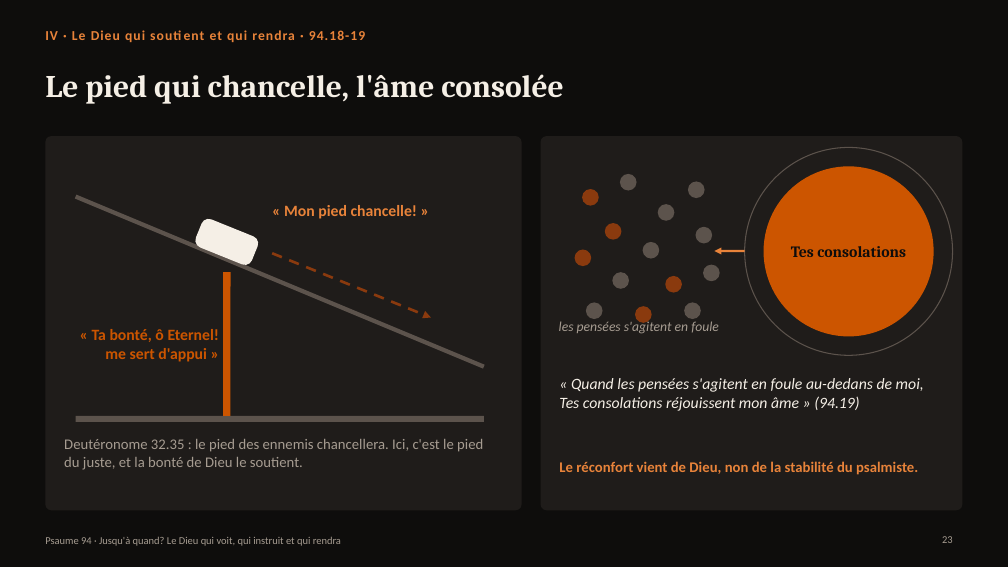
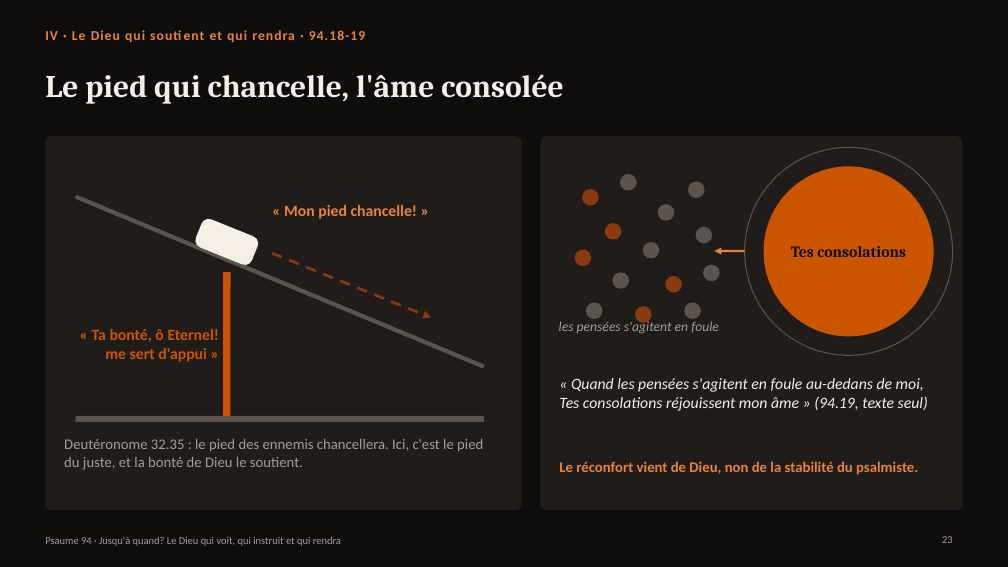
Before and after one commit to agbruneau/Prospection, a slide deck: slide 23 of Presentation-Psaume-94.pptx. Drawn at 1008x567 pixels with LibreOffice and Linux fonts; fonts in the diff are those of the drawing. Boxes give left, top, right and bottom in pixels: in the first picture for what was removed or moved away, otherwise in the second. Text is boxed around its words. In the diff, an @@ line names an element or a change of style, - is before the commit and + after.

```diff
--- a/Presentation-Psaume-94.pptx
+++ b/Presentation-Psaume-94.pptx
@@ text at bbox=[559, 378, 928, 411]: text changed @@
-« Quand les pensées s'agitent en foule au-dedans de moi, Tes consolations réjouissent mon âme » (94.19)
+« Quand les pensées s'agitent en foule au-dedans de moi, Tes consolations réjouissent mon âme » (94.19, texte seul)
```
Also in this commit, not shown: 5 other slides changed, 7 other files.
